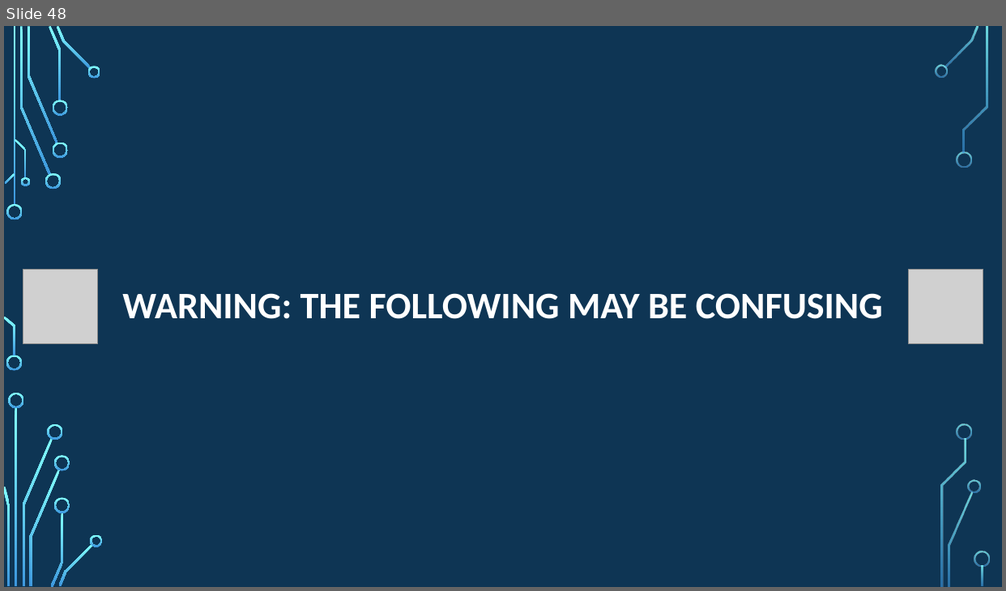
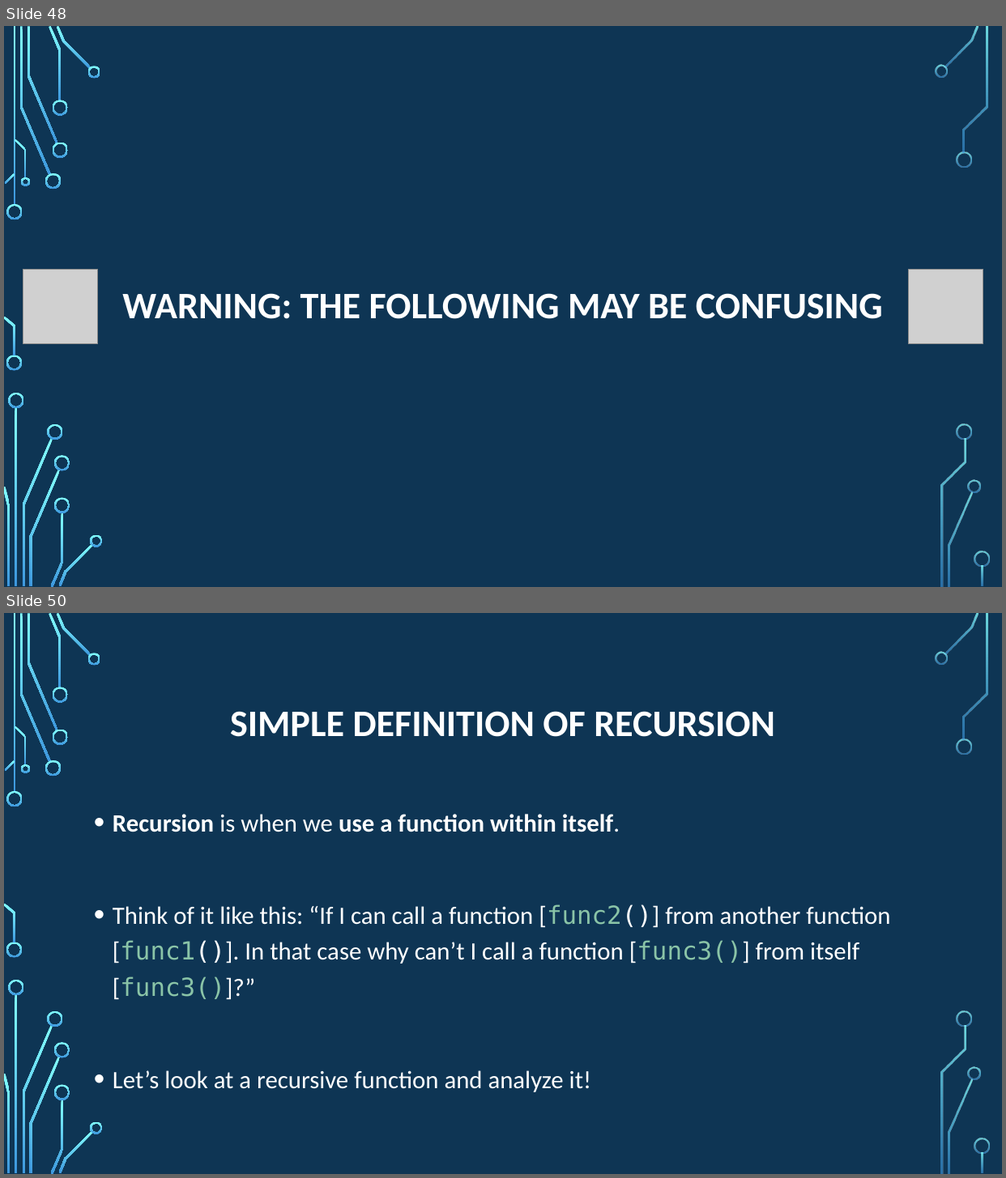
Before and after one commit to psypdt/ZIS_C-_Summer_Course_2019, a slide deck: Day_4/Day_4.pptx. Shown one above the other, each under a label of ours: slide 48 before the commit, slides 48 and 50 after it; the slides between them are not shown. The pictures are 1006x591 and 1006x1178 pixels, drawn with LibreOffice and Linux fonts; fonts in the diff are those of the drawing; grey boxes stand for pictures; background and template pictures are left out. Boxes give left, top, right and bottom in pixels: in the first picture for what was removed or moved away, otherwise in the second. Text is boxed around its words. In the diff, an @@ line names an element or a change of style, - is before the commit and + after.

```diff
--- a/Day_4/Day_4.pptx
+++ b/Day_4/Day_4.pptx
@@ slide 50 added at <box>4,613,1002,1174</box>, background picture (left out); not listed: 36 template elements that a slide beside it also shows @@
@@ title added at <box>230,711,775,737</box>, 36 pt, text #FFFFFF, bold @@
+SIMPLE DEFINITION OF RECURSION
@@ text added at <box>113,814,890,1093</box>, 24 pt, text #FFFFFF @@
+• Recursion is when we use a function within itself.
+• Think of it like this: “If I can call a function [func2()] from another function [func1()]. In that case why can’t I call a function [func3()] from itself [func3()]?”
+• Let’s look at a recursive function and analyze it!
```
Also in this commit, not shown: 4 slides changed, 20 other slides added.
